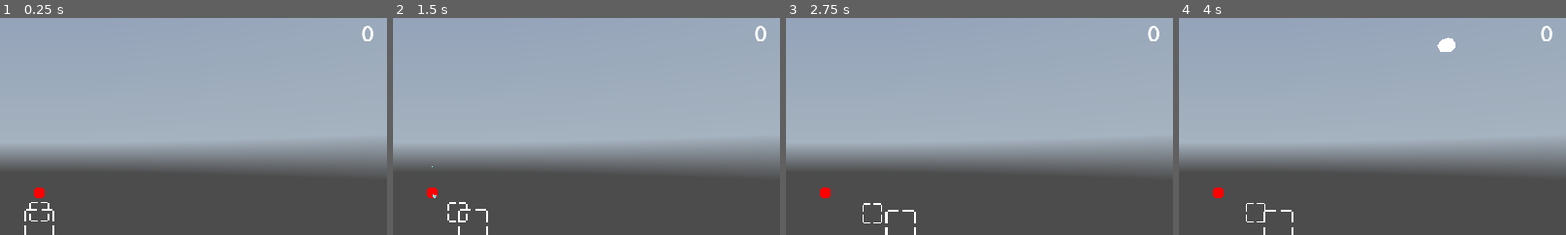
Above: before the commit, frames 1-4 (left to right).
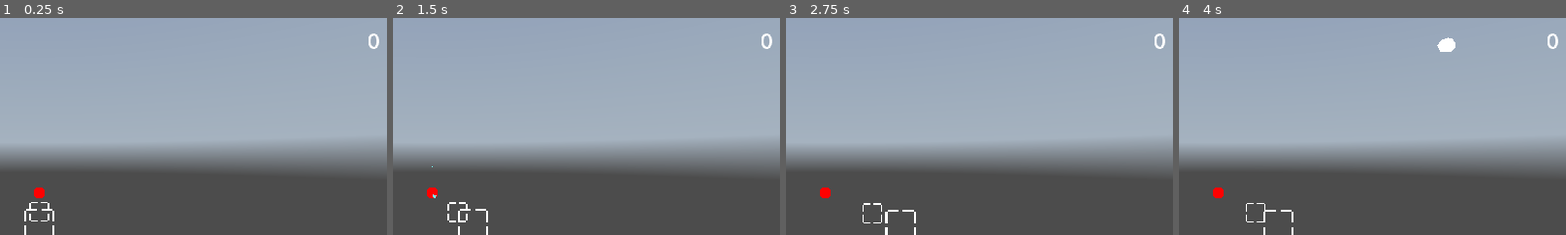
Above: after the commit, the same moments.

Repository: pjimenez1502/NovaRat
Game: Godot game, scene res://Scenes/World/UI.tscn
Two runs of this game, one before a commit and one after it. Both use one fixed random seed, a clock stepped at 60 frames per second and the inputs below. A sky picture missing from this copy of the repository is replaced by a grey-blue gradient.
Inputs (mouse positions are % of the whole screen's width and height, from its top left):
- Up to frame 1 (0.25 s): no input
- Up to frame 2 (1.5 s): tap Enter at 0.5 s; move the mouse to (72, 45) at 0.52 s; press the mouse at (72, 45) at 0.53 s; hold E (DODGE_RIGHT) 0.53-1.25 s; release the mouse at (72, 45) at 1.25 s; drag from (30, 55) to (45, 70) at 1.27 s
- Up to frame 3 (2.75 s): move the mouse to (60, 28) at 2.02 s; hold E (DODGE_RIGHT) from 2.03 s (still down); tap Delete at 2.1 s
- Up to frame 4 (4 s): release E (DODGE_RIGHT) at 2.75 s; drag from (45, 70) to (20, 35) at 2.77 s; move the mouse to (80, 65) at 3.52 s; hold Q (DODGE_LEFT) from 3.53 s (still down); tap Enter at 3.6 s
The pictures show only the part of the screen within x 45-95%, y 0-50%; the shares and areas given below are measured in that part.

The runs differ from the first frame. In frame 1, 0.2% of the frame differs, in the area x 93-98%, y 3-15%; in frame 2, 0.2%; in frame 3, 0.2%; in frame 4, 0.2%.

Commit message:
score up text animation

Diff:
--- a/Scenes/World/UI.tscn
+++ b/Scenes/World/UI.tscn
@@ -1,7 +1,29 @@
-[gd_scene load_steps=3 format=3 uid="uid://uce22k0lid50"]
+[gd_scene load_steps=5 format=3 uid="uid://uce22k0lid50"]
 
 [ext_resource type="PackedScene" uid="uid://do3qg8xv2qeju" path="res://Scenes/World/Main.tscn" id="1_beg2u"]
 [ext_resource type="Script" path="res://Src/UI/flight_overlay.gd" id="2_n832s"]
+
+[sub_resource type="Animation" id="Animation_fw14b"]
+resource_name = "ScoreChange"
+length = 0.1
+step = 0.05
+tracks/0/type = "value"
+tracks/0/imported = false
+tracks/0/enabled = true
+tracks/0/path = NodePath("%Score Label:scale")
+tracks/0/interp = 1
+tracks/0/loop_wrap = true
+tracks/0/keys = {
+"times": PackedFloat32Array(0, 0.0001, 0.0002, 0.05, 0.1),
+"transitions": PackedFloat32Array(1, 1, 1, 1, 1),
+"update": 0,
+"values": [Vector2(1, 1), Vector2(1, 1), Vector2(1, 1), Vector2(1.2, 1.2), Vector2(1, 1)]
+}
+
+[sub_resource type="AnimationLibrary" id="AnimationLibrary_v8wjv"]
+_data = {
+"ScoreChange": SubResource("Animation_fw14b")
+}
 
 [node name="UI" type="CanvasLayer"]
 
@@ -12,21 +34,36 @@
 anchors_preset = 1
 anchor_left = 1.0
 anchor_right = 1.0
-offset_left = -175.0
-offset_bottom = 52.0
+offset_left = -167.0
+offset_top = 11.0
+offset_right = 8.0
+offset_bottom = 63.0
 grow_horizontal = 0
 script = ExtResource("2_n832s")
 
 [node name="Score Label" type="Label" parent="Flight Overlay"]
 unique_name_in_owner = true
 texture_filter = 1
+custom_minimum_size = Vector2(128, 48)
 layout_mode = 1
-anchors_preset = 15
-anchor_right = 1.0
-anchor_bottom = 1.0
+anchors_preset = 8
+anchor_left = 0.5
+anchor_top = 0.5
+anchor_right = 0.5
+anchor_bottom = 0.5
+offset_left = -45.0
+offset_top = -22.5
+offset_right = 45.0
+offset_bottom = 22.5
 grow_horizontal = 2
 grow_vertical = 2
+pivot_offset = Vector2(64, 24)
 theme_override_font_sizes/font_size = 32
 text = "69420"
 horizontal_alignment = 1
 vertical_alignment = 1
+
+[node name="Score Animation" type="AnimationPlayer" parent="Flight Overlay"]
+libraries = {
+"": SubResource("AnimationLibrary_v8wjv")
+}
--- a/Src/UI/flight_overlay.gd
+++ b/Src/UI/flight_overlay.gd
@@ -1,6 +1,7 @@
 extends Node
 
 @onready var score_label: Label = %"Score Label"
+@onready var score_animation: AnimationPlayer = $"Score Animation"
 
 
 func _ready() -> void:
@@ -9,3 +10,4 @@
 
 func update_score(value : int) -> void:
 	score_label.text = str(value)
+	score_animation.play("ScoreChange")
Not shown, changed: kanban_tasks_data.kanban
